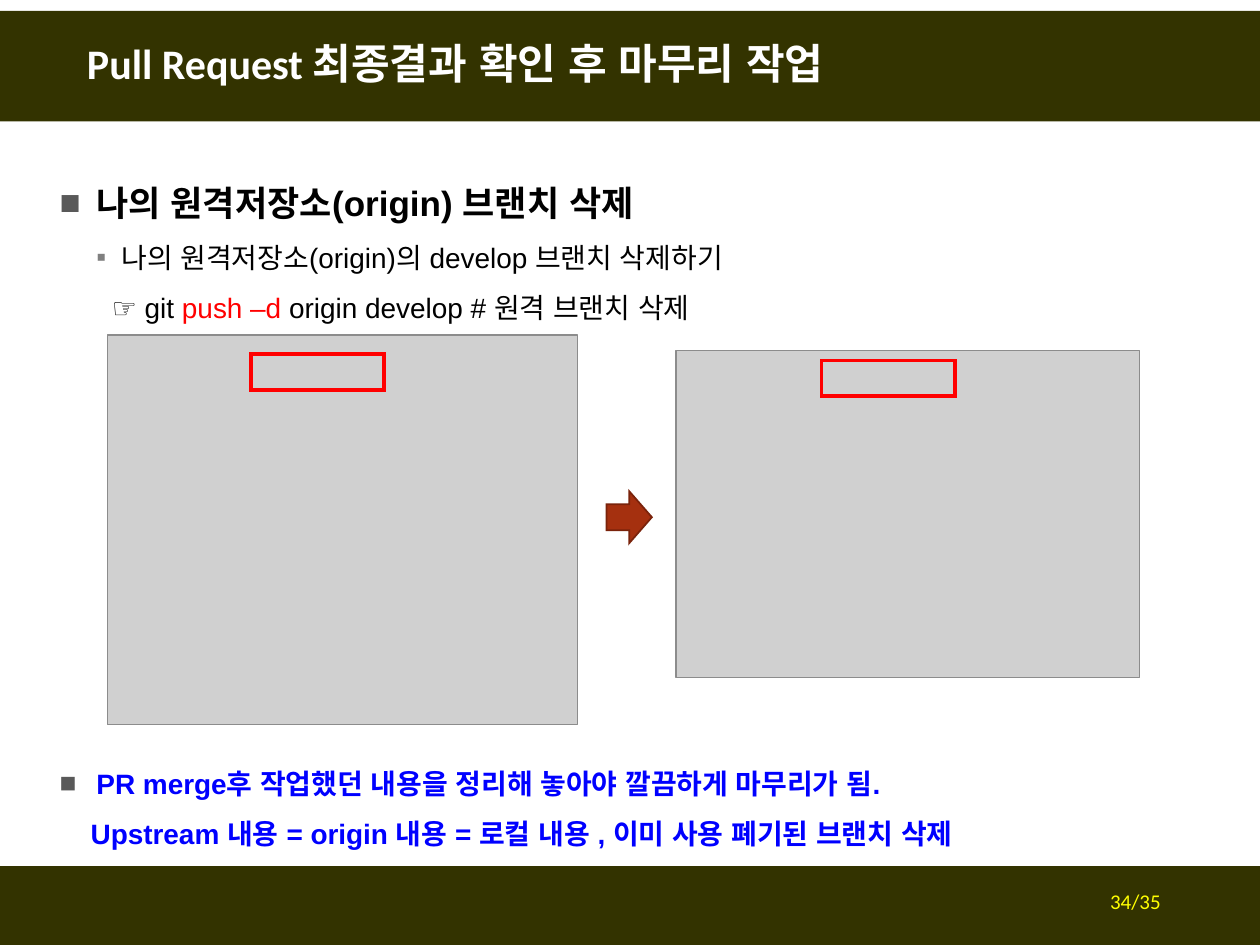
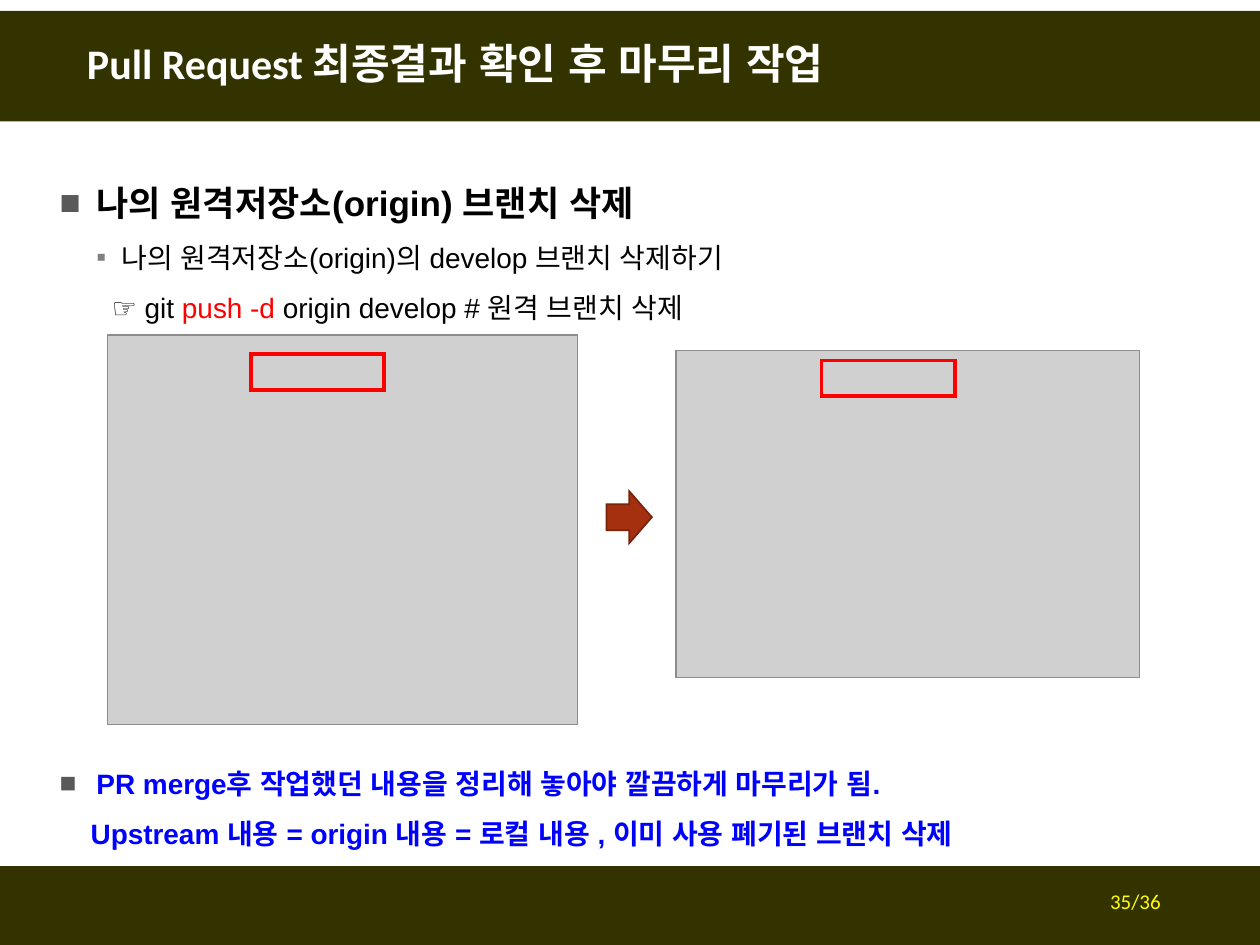
Before and after one commit to fasthill/github-lecture, a slide deck: slide 35 of git및github첫걸음3-forkclonePR.pptx (slide 34 before the commit). Drawn at 1260x945 pixels with LibreOffice and Linux fonts; fonts in the diff are those of the drawing; grey boxes stand for pictures. Boxes give left, top, right and bottom in pixels: in the first picture for what was removed or moved away, otherwise in the second. Text is boxed around its words. In the diff, an @@ line names an element or a change of style, - is before the commit and + after.

```diff
--- a/git및github첫걸음3-forkclonePR.pptx
+++ b/git및github첫걸음3-forkclonePR.pptx
@@ text at (145, 295, 683, 324): text changed @@
-  ☞ git push –d origin develop # 원격 브랜치 삭제
+  ☞ git push -d origin develop # 원격 브랜치 삭제
@@ page number at (1110, 894, 1161, 910): text changed @@
-34/35
+35/36
```
Also in this commit, not shown: 6 other slides changed, 1 slide added.
